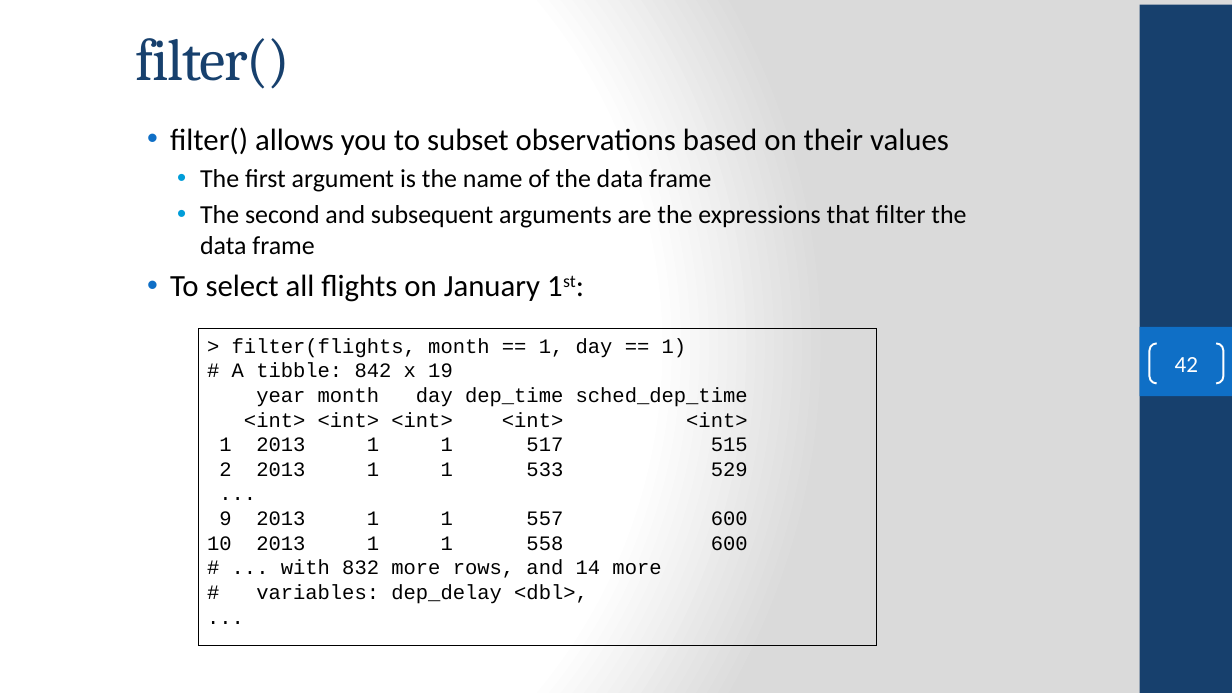
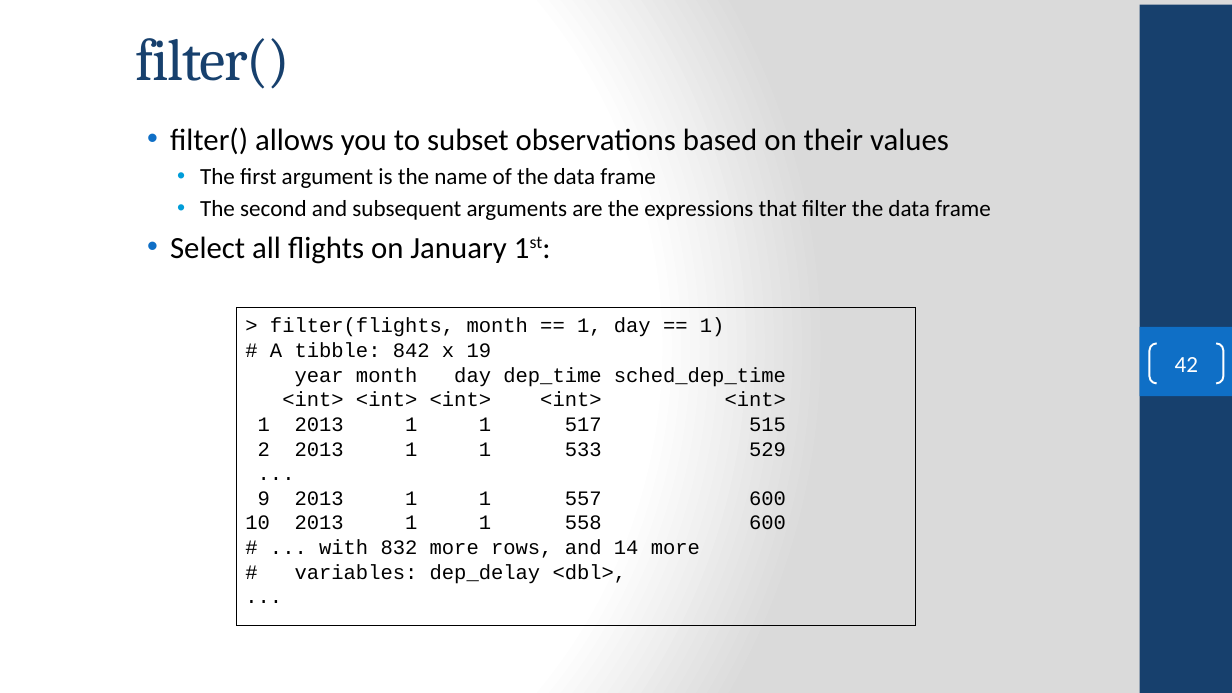
Before and after one commit to FSCJ-COP2073C/cop2073c-FullContent, a slide deck: slide 42 of slides/COP2073C-Module10.pptx. Drawn at 1232x693 pixels with LibreOffice and Linux fonts; fonts in the diff are those of the drawing; background and template pictures are left out. Boxes give left, top, right and bottom in pixels: in the first picture for what was removed or moved away, otherwise in the second. Text is boxed around its words. In the diff, an @@ line names an element or a change of style, - is before the commit and + after.

```diff
--- a/slides/COP2073C-Module10.pptx
+++ b/slides/COP2073C-Module10.pptx
@@ text at (x1=200, y1=168, x2=991, y2=220): size 20.1 to 18 pt in "The first argument is the name of ...", "The second and subsequent arguments are the ..." @@
@@ text at (x1=170, y1=236, x2=506, y2=264): text changed @@
-• To select all flights on January 1st:
+• Select all flights on January 1st:
@@ rectangle "> filter(flights, month == 1, ..." moved from (x1=198, y1=328, x2=877, y2=645) to (x1=237, y1=308, x2=916, y2=625) @@
```
Also in this commit, not shown: 5 other slides changed, 1 other file.
